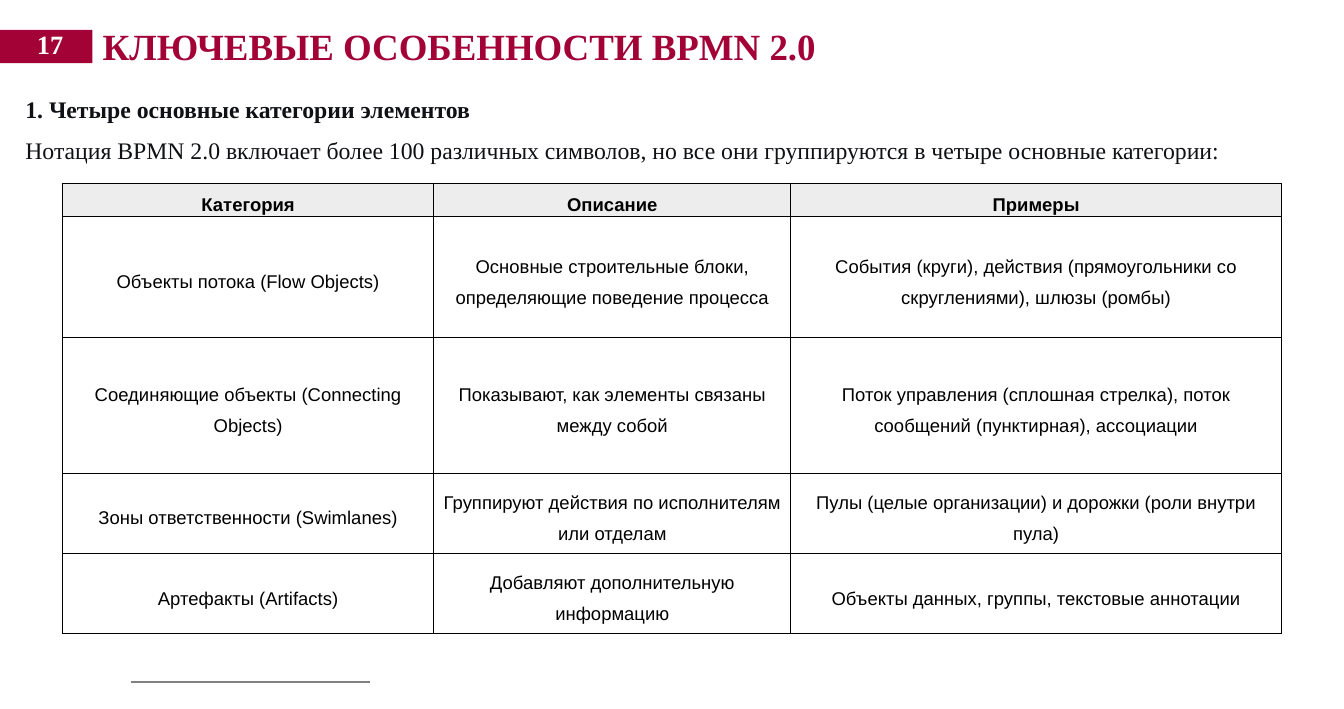
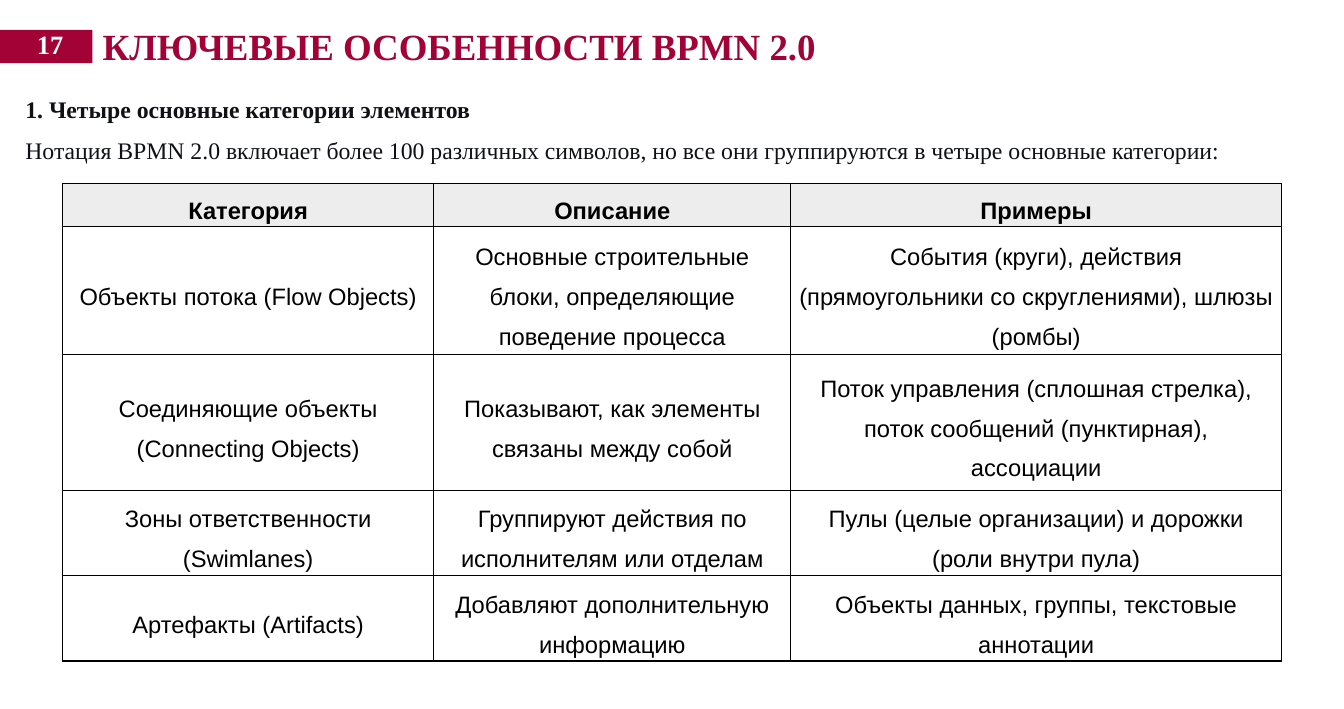
Before and after one commit to xramokkk/lab-2, a slide deck: slide 17 of лаб 2.pptx. Drawn at 1344x709 pixels with LibreOffice and Linux fonts; fonts in the diff are those of the drawing; background and template pictures are left out. Boxes give left, top, right and bottom in pixels: in the first picture for what was removed or moved away, otherwise in the second. Text is boxed around its words. In the diff, an @@ line names an element or a change of style, - is before the commit and + after.

```diff
--- a/лаб 2.pptx
+++ b/лаб 2.pptx
@@ table at [63, 183, 1280, 662] @@
@@ size 14 to 18 pt @@
@@ rectangle added at [109, 665, 394, 694], fill #FFFFFF @@
@@ line removed from (131, 682) to (370, 682) @@
```
Also in this commit, not shown: 33 other slides changed.
